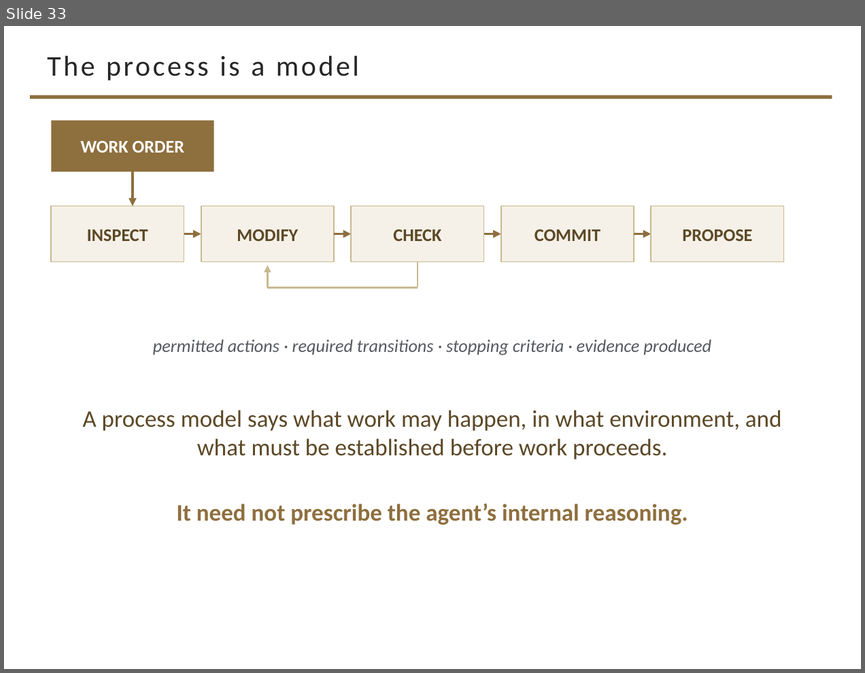
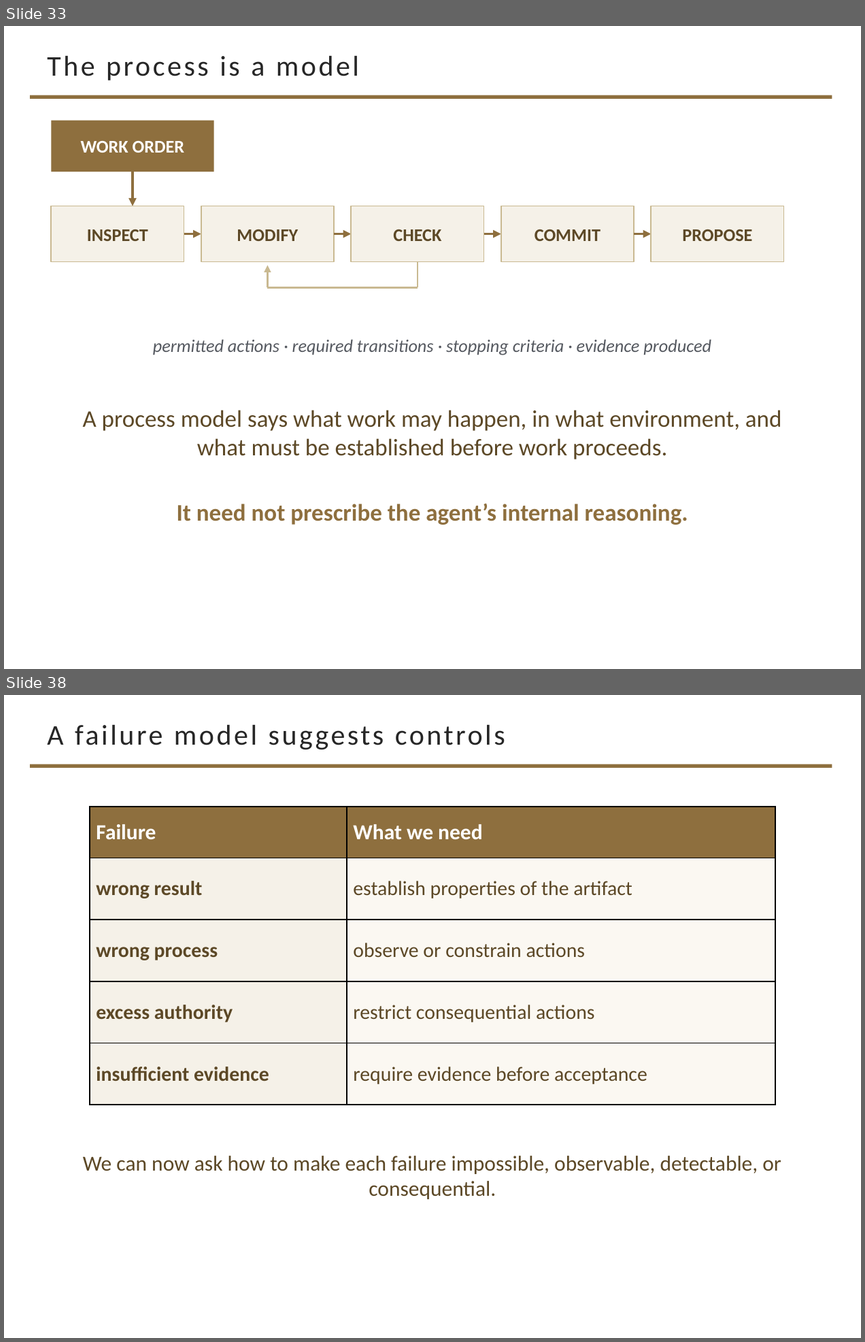
Before and after one commit to davisjam/model-based-agentic-software-engineering, a slide deck: course/lectures/act-2-delegation-and-control/03-alignment/2-3-Alignment.pptx. Shown one above the other, each under a label of ours: slide 33 before the commit, slides 33 and 38 after it; the slides between them are not shown. The pictures are 865x673 and 865x1342 pixels, drawn with LibreOffice and Linux fonts; fonts in the diff are those of the drawing; background and template pictures are left out. Boxes give left, top, right and bottom in pixels: in the first picture for what was removed or moved away, otherwise in the second. Text is boxed around its words. In the diff, an @@ line names an element or a change of style, - is before the commit and + after.

Commit message:
deck 2-3 rebuild phase 3: Section-2 failure-model slides + models-drive-controls bridge

```diff
--- a/course/lectures/act-2-delegation-and-control/03-alignment/2-3-Alignment.pptx
+++ b/course/lectures/act-2-delegation-and-control/03-alignment/2-3-Alignment.pptx
@@ slide 38 added at (4, 695, 861, 1338), background #FFFFFF; not listed: 1 template element that a slide beside it also shows @@
@@ title added at (47, 725, 505, 750), 24 pt, text #262626 @@
+A failure model suggests controls
@@ table added at (90, 807, 775, 1104), 5 rows, 2 columns @@
+Failure | What we need
+wrong result | establish properties of the artifact
+wrong process | observe or constrain actions
+excess authority | restrict consequential actions
+insufficient evidence | require evidence before acceptance
@@ text added at (83, 1155, 781, 1199), 18 pt, text #5C4826 @@
+We can now ask how to make each failure impossible, observable, detectable, or consequential.
```
Also in this commit, not shown: 5 other slides added.
